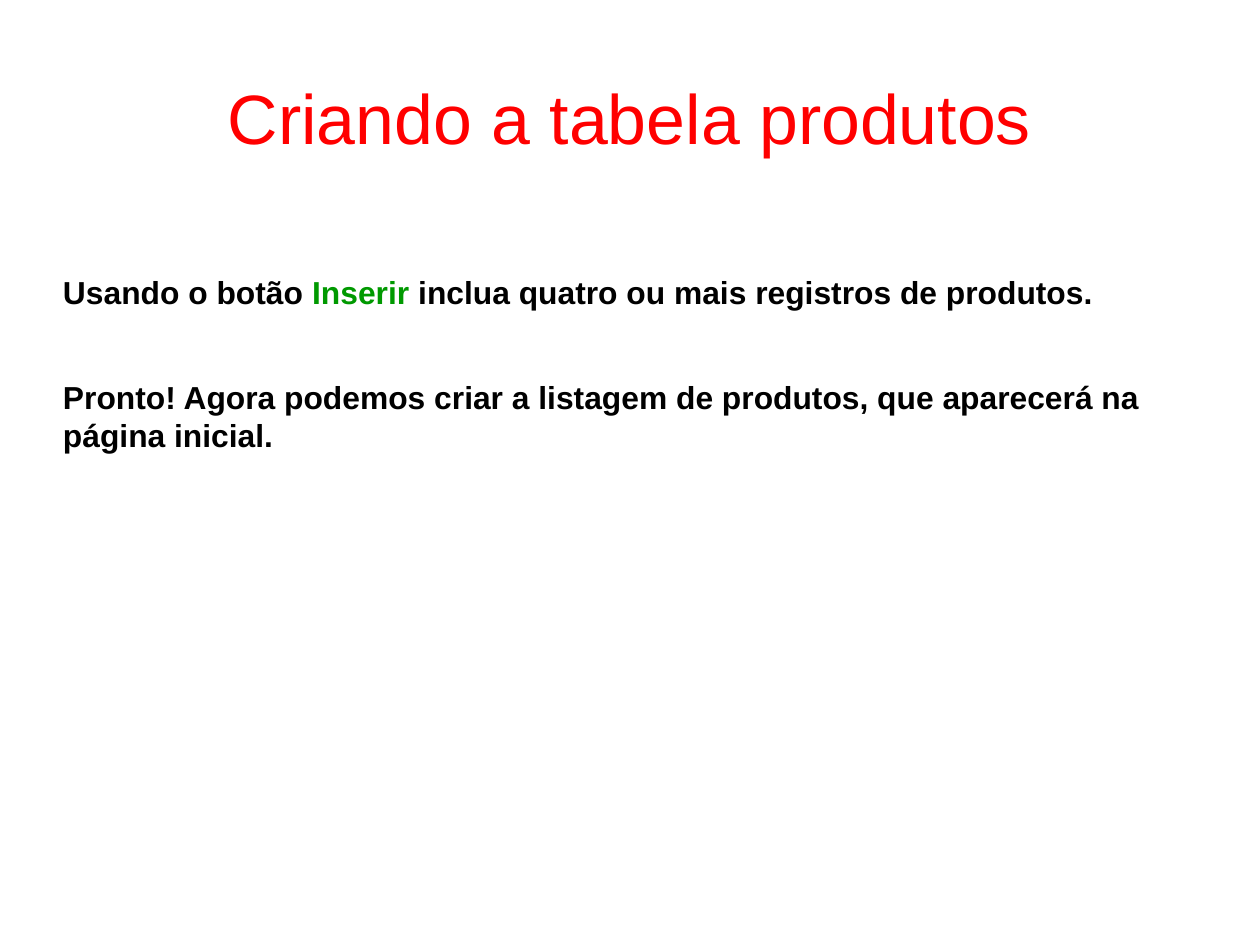
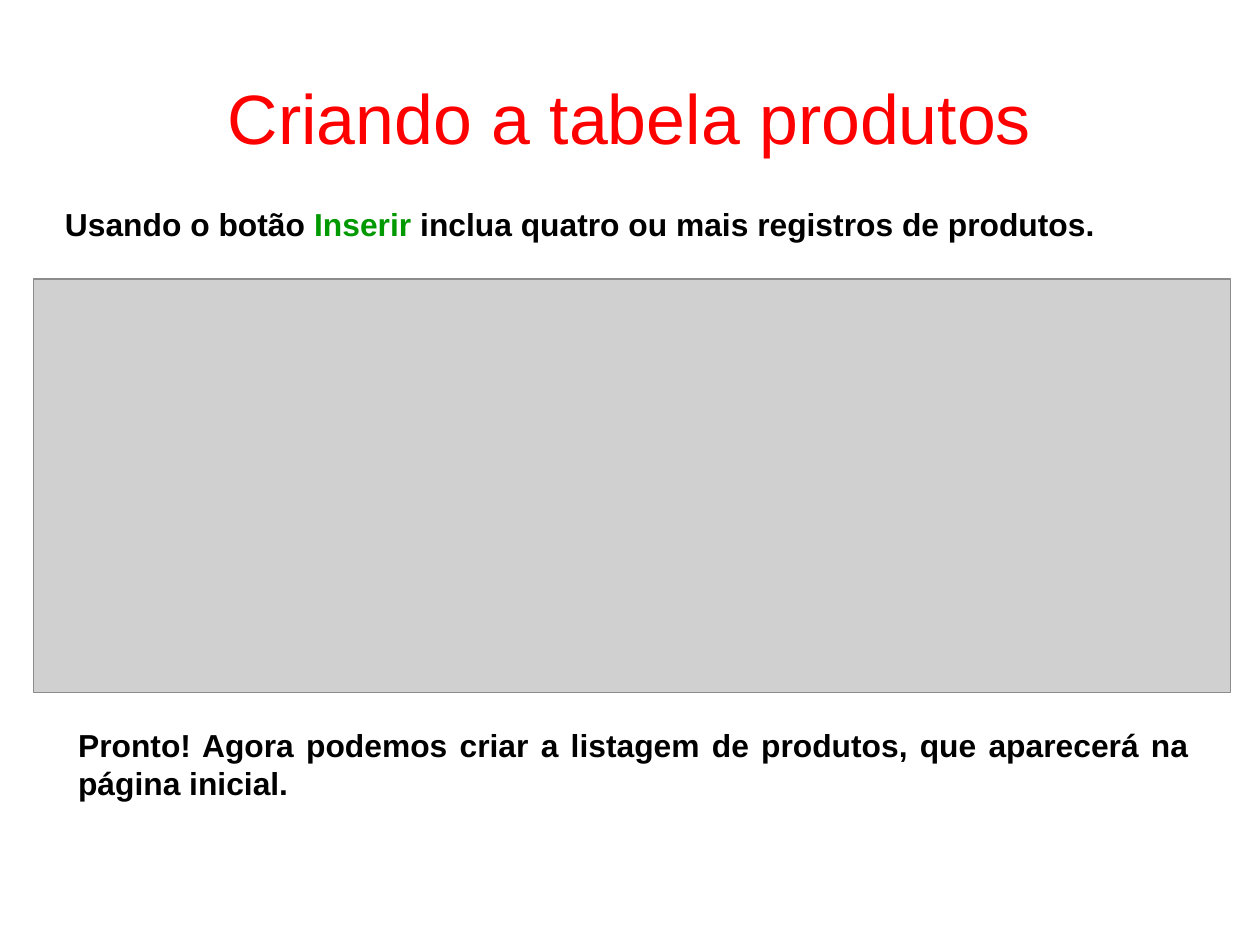
Before and after one commit to fgsl/lojasacme, a slide deck: slide 43 of docs/tutorial.odp. Drawn at 1260x945 pixels with LibreOffice and Linux fonts; fonts in the diff are those of the drawing; grey boxes stand for pictures. Boxes give left, top, right and bottom in pixels: in the first picture for what was removed or moved away, otherwise in the second. Text is boxed around its words. In the diff, an @@ line names an element or a change of style, - is before the commit and + after.

Commit message:
Corrigir o link de compra dos produtos #50

```diff
--- a/docs/tutorial.odp
+++ b/docs/tutorial.odp
@@ text "Usando o botão Inserir inclua ...": place and size @@
-text "Usando o botão Inserir inclua ..." at [63, 281, 1138, 452]
+text "Usando o botão Inserir inclua ..." at [65, 213, 1094, 242]
@@ text "Usando o botão Inserir inclua ..." at [65, 213, 1094, 242]: alignment left to justified @@
@@ picture added at [33, 279, 1230, 693] @@
@@ text at [63, 385, 1138, 452]: paragraph removed @@
-Pronto! Agora podemos criar a listagem de produtos, que aparecerá na página inicial.
@@ text added at [78, 733, 1188, 801], 20 pt, text #000000, bold @@
+Pronto! Agora podemos criar a listagem de produtos, que aparecerá na página inicial.
```
Also in this commit, not shown: 3 other files.
